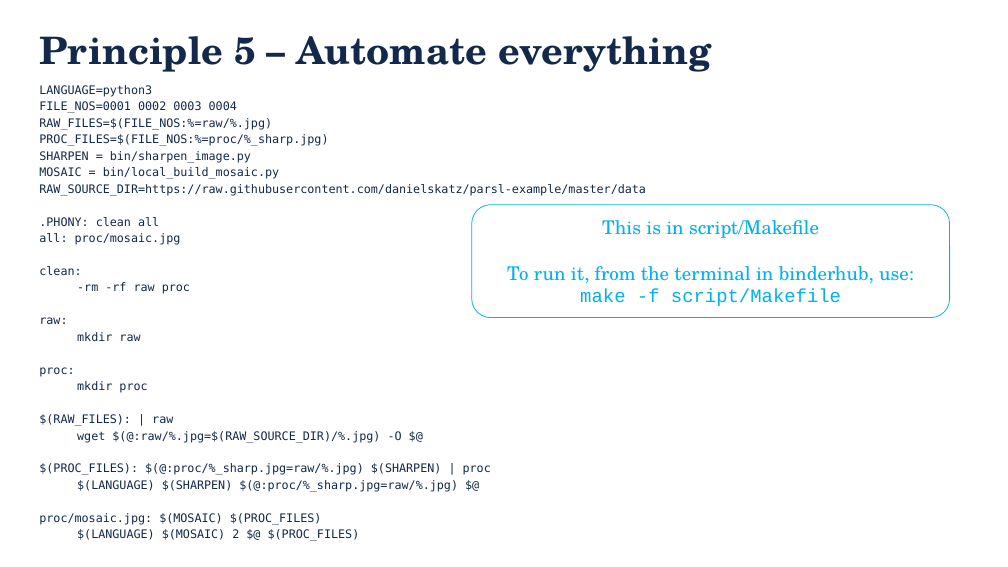
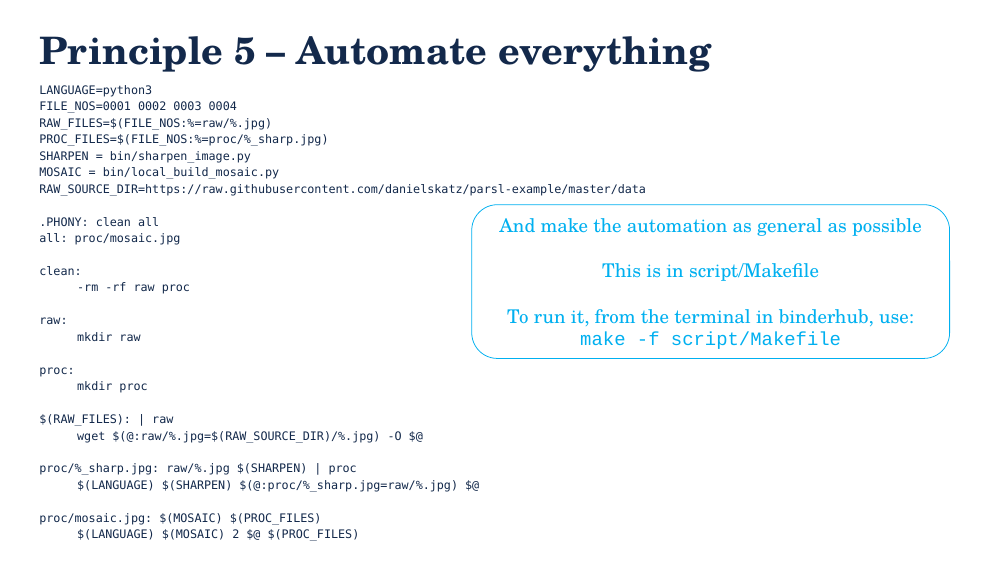
Before and after one commit to danielskatz/repro-fdtd1d, a slide deck: slide 22 of Computational_Reproducibility.pptx. Drawn at 1008x567 pixels with LibreOffice and Linux fonts; fonts in the diff are those of the drawing; background and template pictures are left out. Boxes give left, top, right and bottom in pixels: in the first picture for what was removed or moved away, otherwise in the second. Text is boxed around its words. In the diff, an @@ line names an element or a change of style, - is before the commit and + after.

```diff
--- a/Computational_Reproducibility.pptx
+++ b/Computational_Reproducibility.pptx
@@ rounded rectangle "And make the automation as ...": place and size @@
-rounded rectangle "And make the automation as ..." at [472, 205, 950, 318]
+rounded rectangle "And make the automation as ..." at [472, 205, 950, 358]
@@ text in rounded rectangle at [499, 218, 922, 236]: paragraph added @@
+And make the automation as general as possible
@@ text at [39, 463, 357, 475]: text changed @@
-$(PROC_FILES): $(@:proc/%_sharp.jpg=raw/%.jpg) $(SHARPEN) | proc
+proc/%_sharp.jpg: raw/%.jpg $(SHARPEN) | proc
```
Also in this commit, not shown: 9 other slides changed, 1 other file.
